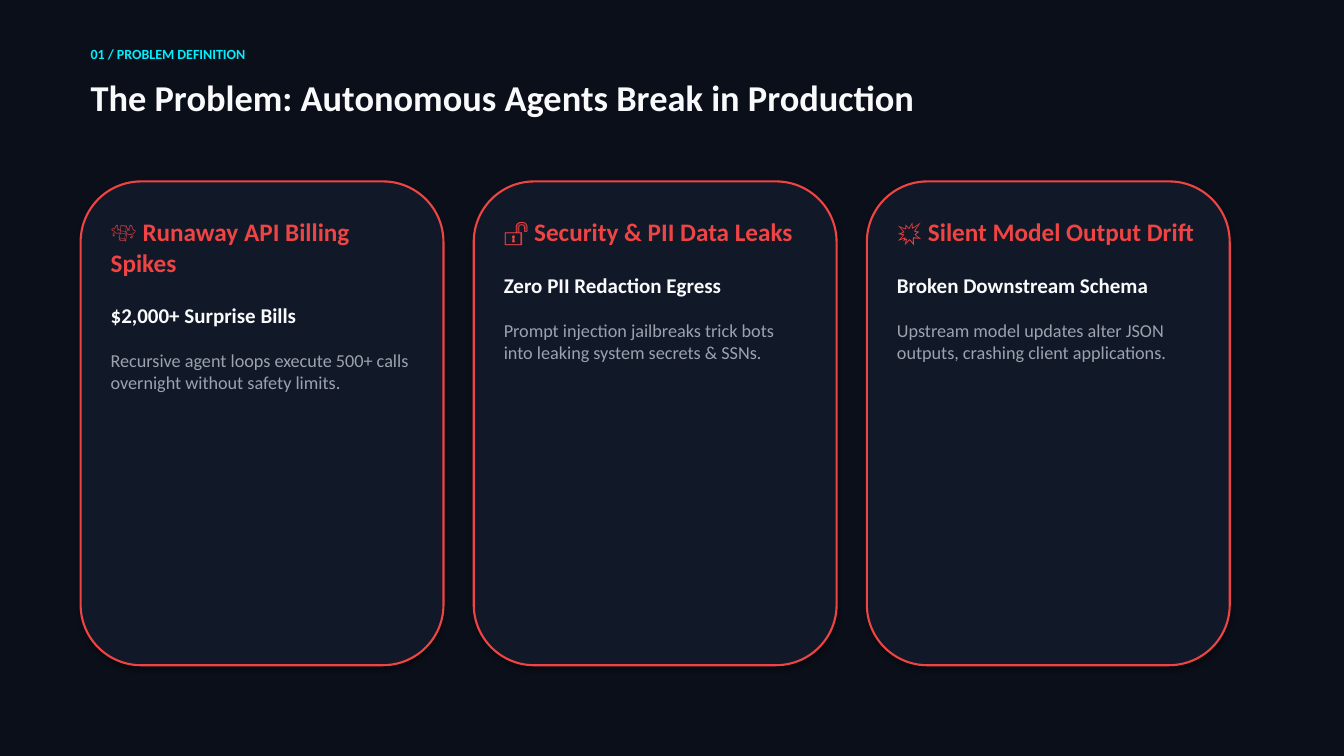
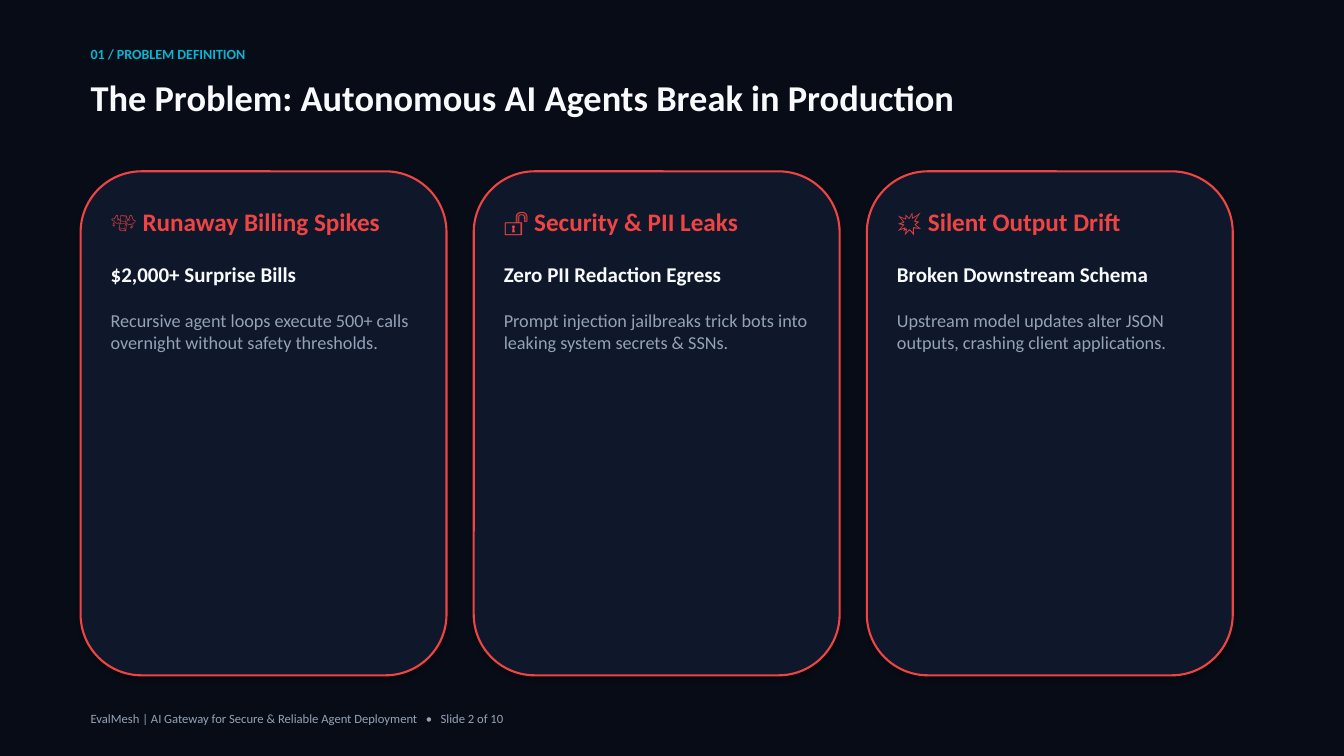
Before and after one commit to deswanth12/EvalMesh, a slide deck: slide 2 of EvalMesh_Investor_Pitch_Deck.pptx. Drawn at 1344x756 pixels with LibreOffice and Linux fonts; fonts in the diff are those of the drawing. Boxes give left, top, right and bottom in pixels: in the first picture for what was removed or moved away, otherwise in the second. Text is boxed around its words. In the diff, an @@ line names an element or a change of style, - is before the commit and + after.

```diff
--- a/EvalMesh_Investor_Pitch_Deck.pptx
+++ b/EvalMesh_Investor_Pitch_Deck.pptx
@@ background #0B0F19 to #080C16 @@
@@ text "01 / PROBLEM DEFINITION" at box(91, 50, 245, 59): text colour #00F0FF to #06B6D4 @@
@@ text at box(91, 85, 954, 117): text changed; text colour #F9FAFB to #F8FAFC @@
-The Problem: Autonomous Agents Break in Production
+The Problem: Autonomous AI Agents Break in Production
@@ rounded rectangle: place and size @@
-rounded rectangle at box(81, 181, 444, 665)
+rounded rectangle at box(81, 171, 447, 676)
@@ rounded rectangle: place and size @@
-rounded rectangle at box(474, 181, 837, 665)
+rounded rectangle at box(474, 171, 840, 676)
@@ fill #111827 to #0F172A in 3 elements at box(81, 171, 447, 676), box(474, 171, 840, 676), box(867, 171, 1233, 676) @@
@@ rounded rectangle: place and size @@
-rounded rectangle at box(867, 181, 1230, 665)
+rounded rectangle at box(867, 171, 1233, 676)
@@ text "💸 Runaway Billing Spikes": place and size @@
-text "💸 Runaway Billing Spikes" at box(111, 223, 409, 392)
+text "💸 Runaway Billing Spikes" at box(111, 213, 409, 352)
@@ text "🔓 Security & PII Leaks": place and size @@
-text "🔓 Security & PII Leaks" at box(504, 223, 793, 362)
+text "🔓 Security & PII Leaks" at box(504, 213, 807, 352)
@@ text "💥 Silent Output Drift": place and size @@
-text "💥 Silent Output Drift" at box(897, 223, 1194, 362)
+text "💥 Silent Output Drift" at box(897, 213, 1166, 352)
@@ text at box(143, 213, 380, 236): text changed @@
-💸 Runaway API Billing Spikes
+💸 Runaway Billing Spikes
@@ text at box(534, 213, 738, 235): text changed @@
-🔓 Security & PII Data Leaks
+🔓 Security & PII Leaks
@@ text at box(928, 213, 1120, 235): text changed @@
-💥 Silent Model Output Drift
+💥 Silent Output Drift
@@ text at box(111, 267, 297, 286): text colour #F9FAFB to #F8FAFC in "$2,000+ Surprise Bills" @@
@@ text at box(504, 267, 807, 352): text colour #F9FAFB to #F8FAFC in "Zero PII Redaction Egress"; text colour #9CA3AF to #94A3B8 in "Prompt injection jailbreaks trick bots into leaking ..." @@
@@ text at box(897, 267, 1166, 352): text colour #F9FAFB to #F8FAFC in "Broken Downstream Schema"; text colour #9CA3AF to #94A3B8 in "Upstream model updates alter JSON outputs, crashing ..." @@
@@ text at box(111, 314, 409, 352): text changed; text colour #9CA3AF to #94A3B8 @@
-Recursive agent loops execute 500+ calls overnight without safety limits.
+Recursive agent loops execute 500+ calls overnight without safety thresholds.
@@ text added at box(91, 714, 503, 725), 9 pt, text #94A3B8 @@
+EvalMesh | AI Gateway for Secure & Reliable Agent Deployment • Slide 2 of 10
```
Also in this commit, not shown: 9 other slides changed, 1 other file.
